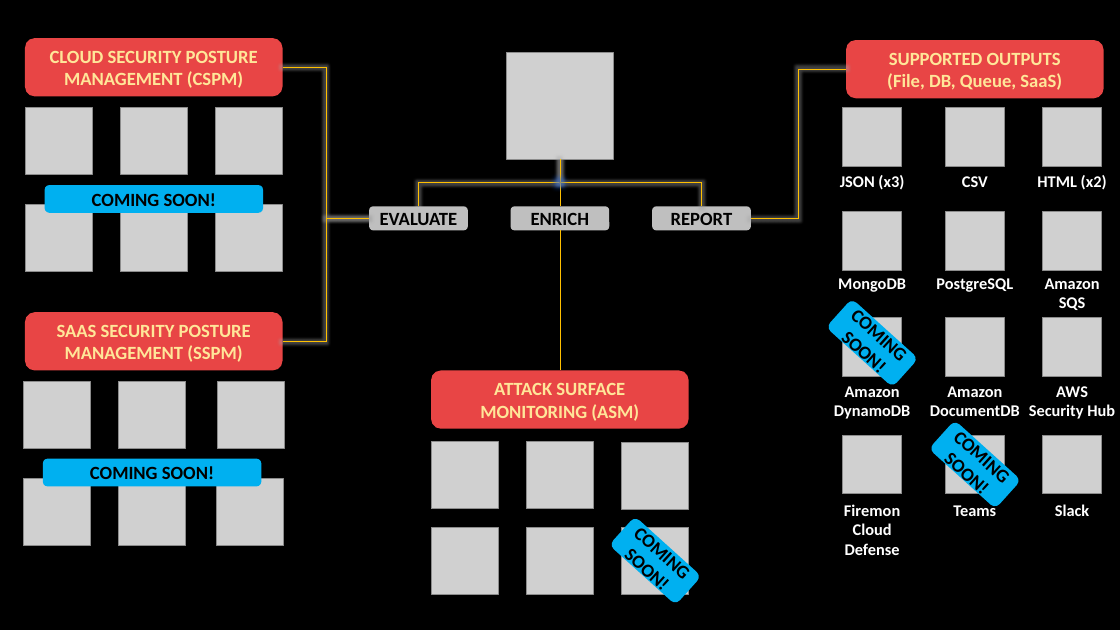
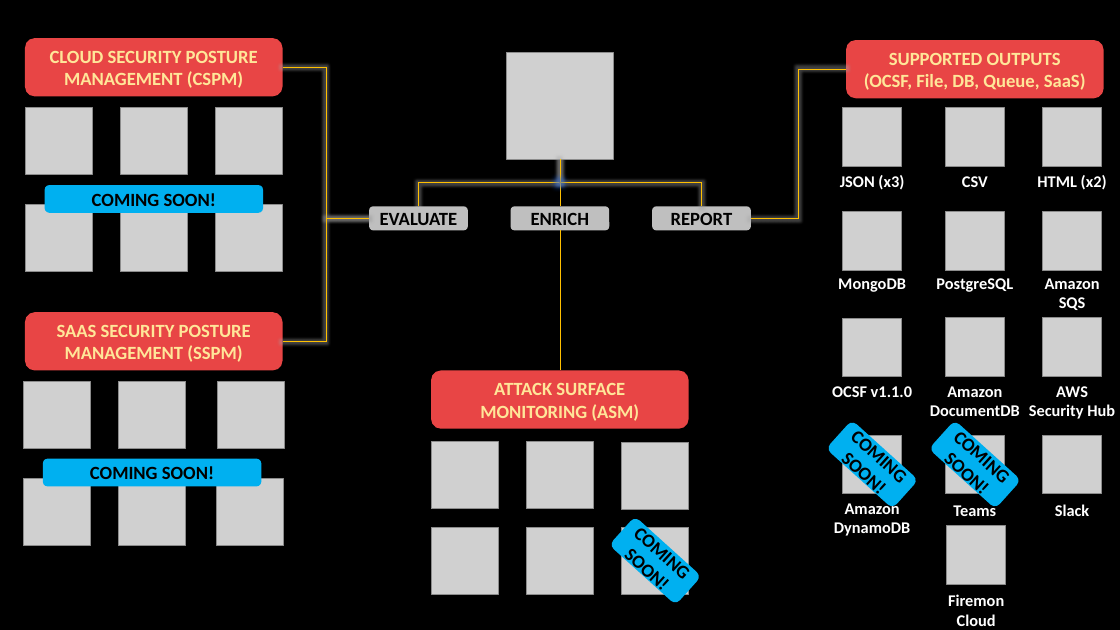
Before and after one commit to jonrau1/ElectricEye, a slide deck: slide 3 of screenshots/extras/ElectricEye.pptx. Drawn at 1120x630 pixels with LibreOffice and Linux fonts; fonts in the diff are those of the drawing; grey boxes stand for pictures. Boxes give left, top, right and bottom in pixels: in the first picture for what was removed or moved away, otherwise in the second. Text is boxed around its words. In the diff, an @@ line names an element or a change of style, - is before the commit and + after.

```diff
--- a/screenshots/extras/ElectricEye.pptx
+++ b/screenshots/extras/ElectricEye.pptx
@@ text in rounded rectangle at <box>864,73,1086,90</box>: text changed @@
-(File, DB, Queue, SaaS)
+(OCSF, File, DB, Queue, SaaS)
@@ text added at <box>832,386,912,397</box>, 14 pt, text #FFFFFF, bold @@
+OCSF v1.1.0
@@ rounded rectangle "COMING SOON!": place and size @@
-rounded rectangle "COMING SOON!" at <box>826,298,919,387</box>
+rounded rectangle "COMING SOON!" at <box>826,420,919,509</box>
@@ text "Amazon DynamoDB": place and size @@
-text "Amazon DynamoDB" at <box>834,384,910,419</box>
+text "Amazon DynamoDB" at <box>834,501,910,536</box>
@@ picture added at <box>947,526,1006,585</box> @@
@@ text "Firemon Cloud Defense" rewrapped from <box>844,504,900,555</box> to <box>948,594,1004,626</box> @@
```
Also in this commit, not shown: 4 other files.
